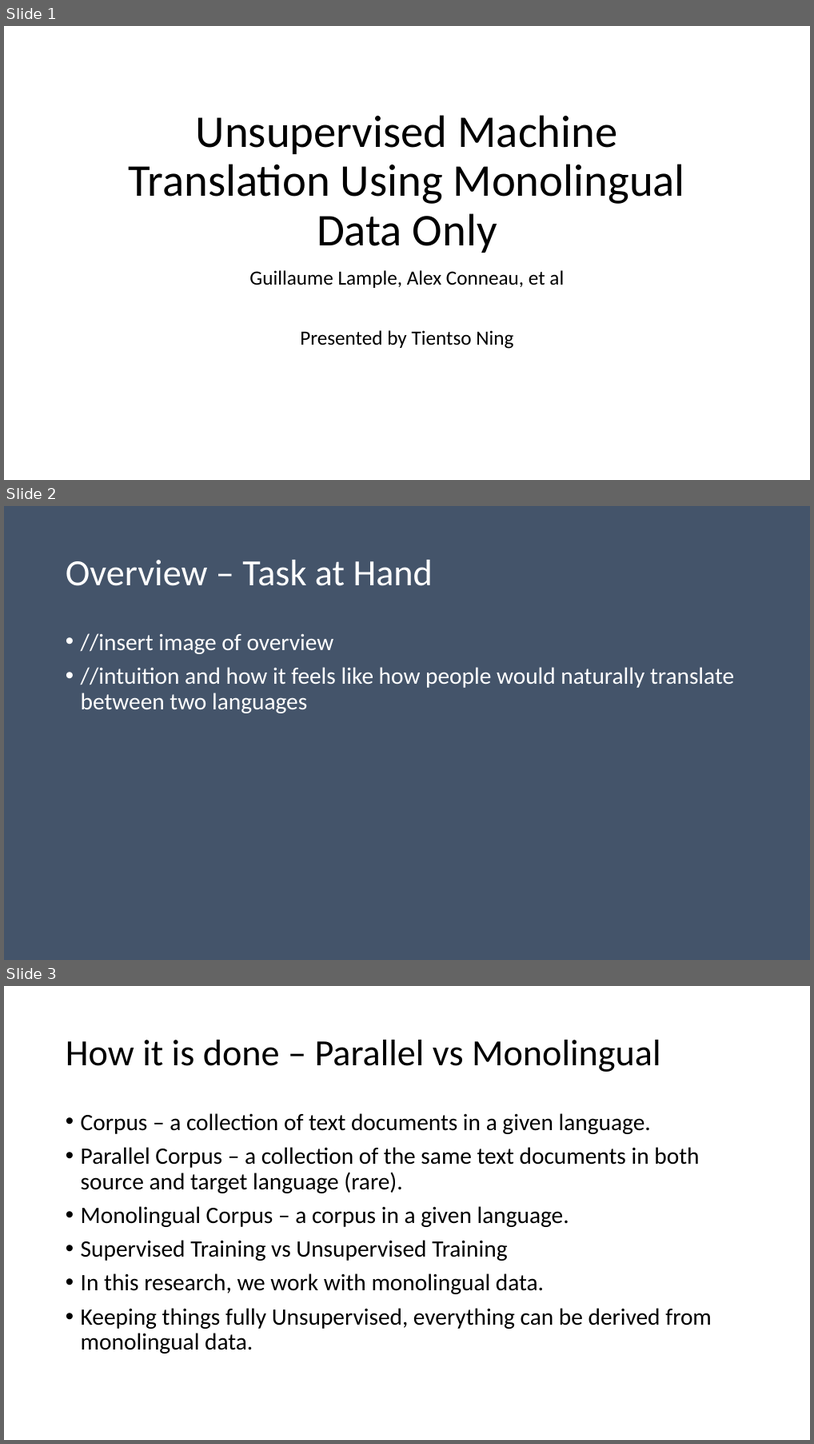
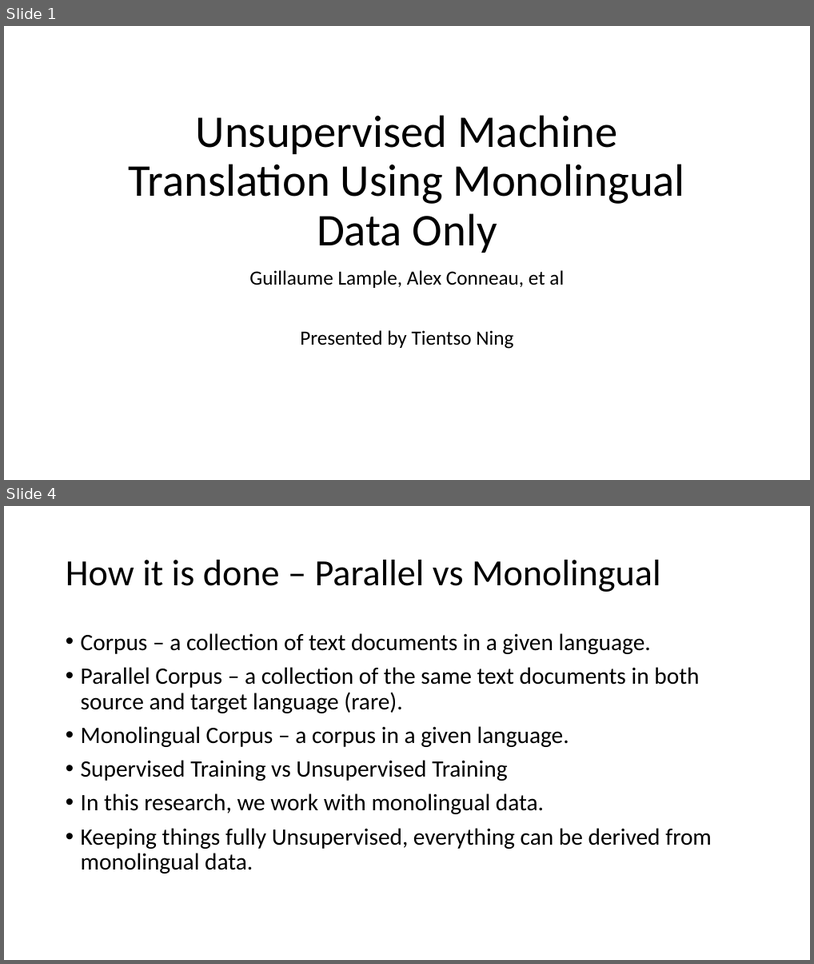
Before and after one commit to kensekense/unige, a slide deck: research_design/assignment1/Presentation_Ning_Tien-Tso.pptx. Shown one above the other, each under a label of ours: slides 1, 2 and 3 before the commit, slides 1 and 4 after it; the slides between them are not shown. The pictures are 814x1444 and 814x964 pixels, drawn with LibreOffice and Linux fonts; fonts in the diff are those of the drawing. Boxes give left, top, right and bottom in pixels: in the first picture for what was removed or moved away, otherwise in the second. Text is boxed around its words. In the diff, an @@ line names an element or a change of style, - is before the commit and + after.

```diff
--- a/research_design/assignment1/Presentation_Ning_Tien-Tso.pptx
+++ b/research_design/assignment1/Presentation_Ning_Tien-Tso.pptx
@@ slide 2 removed at [4, 506, 810, 960], background #44546A @@
@@ title removed at [66, 560, 433, 586] @@
-Overview – Task at Hand
@@ text removed at [81, 633, 734, 713] @@
-• //insert image of overview
-• //intuition and how it feels like how people would naturally translate between two languages
@@ what was slide 3 is now slide 4 @@
```
Also in this commit, not shown: 10 slides changed, 5 slides added, 1 other slide removed, 1 other file.
